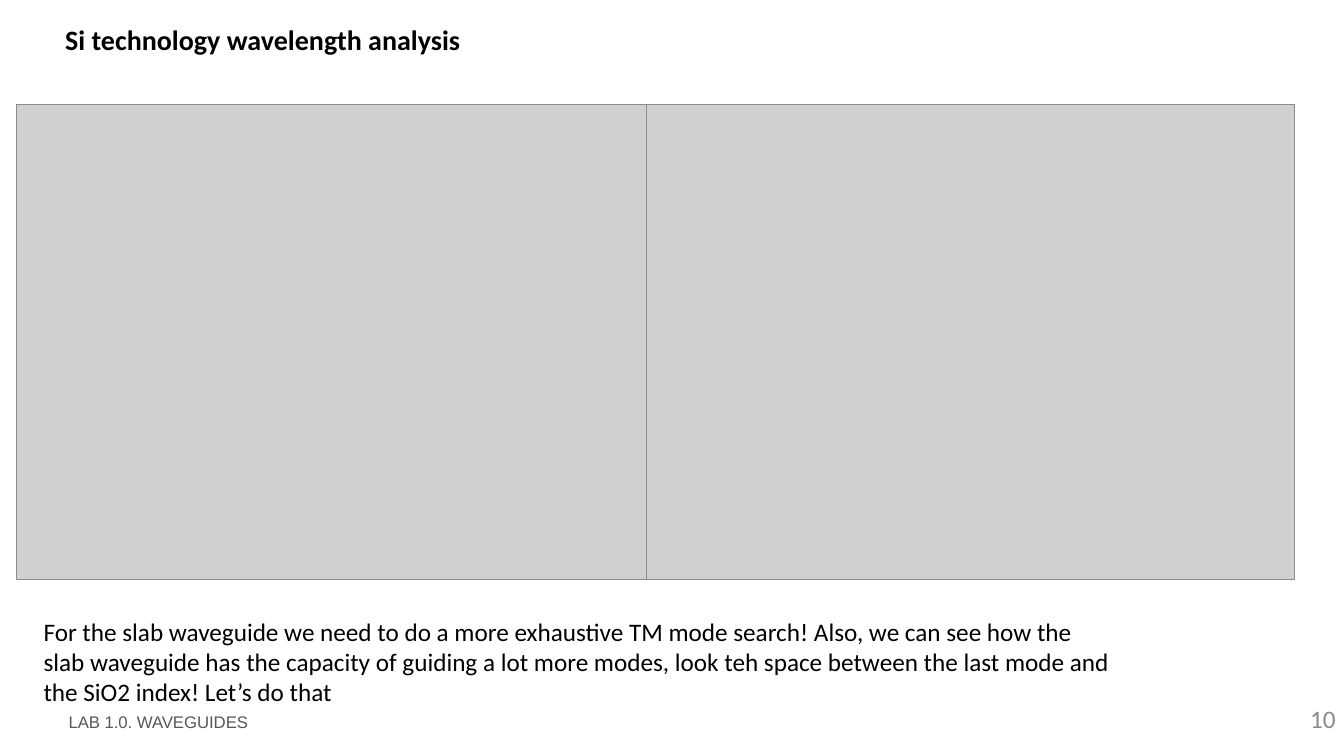
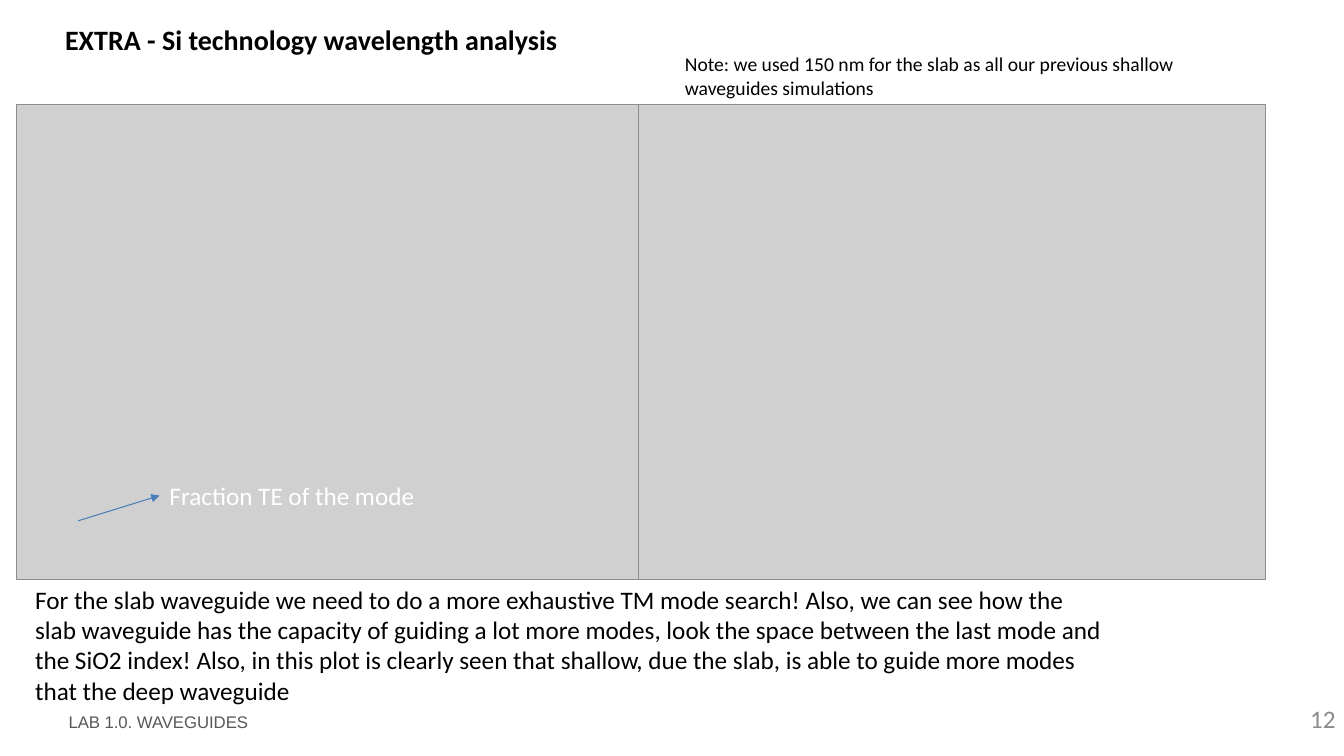
Before and after one commit to DBAEASE/pic-upv-lab1, a slide deck: slide 12 of LabBook_10.pptx (slide 10 before the commit). Drawn at 1344x756 pixels with LibreOffice and Linux fonts; fonts in the diff are those of the drawing; grey boxes stand for pictures; background and template pictures are left out. Boxes give left, top, right and bottom in pixels: in the first picture for what was removed or moved away, otherwise in the second. Text is boxed around its words. In the diff, an @@ line names an element or a change of style, - is before the commit and + after.

Commit message:
Extra hecho

```diff
--- a/LabBook_10.pptx
+++ b/LabBook_10.pptx
@@ title at <box>65,30,557,55</box>: text changed @@
-Si technology wavelength analysis
+EXTRA - Si technology wavelength analysis
@@ text added at <box>685,57,1173,99</box>, 14 pt, text #000000 @@
+Note: we used 150 nm for the slab as all our previous shallow waveguides simulations
@@ picture: place and size @@
-picture at <box>644,104,1295,579</box>
+picture at <box>639,104,1266,579</box>
@@ arrow added from (79, 521) to (159, 496), #4B7EBC 0.75 pt @@
@@ text added at <box>169,488,414,505</box>, 18 pt, text #FFFFFF @@
+Fraction TE of the mode
@@ text at <box>35,591,1101,705</box>: text changed @@
-For the slab waveguide we need to do a more exhaustive TM mode search! Also, we can see how the slab waveguide has the capacity of guiding a lot more modes, look teh space between the last mode and the SiO2 index! Let’s do that
+For the slab waveguide we need to do a more exhaustive TM mode search! Also, we can see how the slab waveguide has the capacity of guiding a lot more modes, look the space between the last mode and the SiO2 index! Also, in this plot is clearly seen that shallow, due the slab, is able to guide more modes that the deep waveguide
@@ page number at <box>1310,712,1336,728</box>: text changed @@
-10
+12
```
Also in this commit, not shown: 3 other slides changed, 8 slides added, 1 other file.
